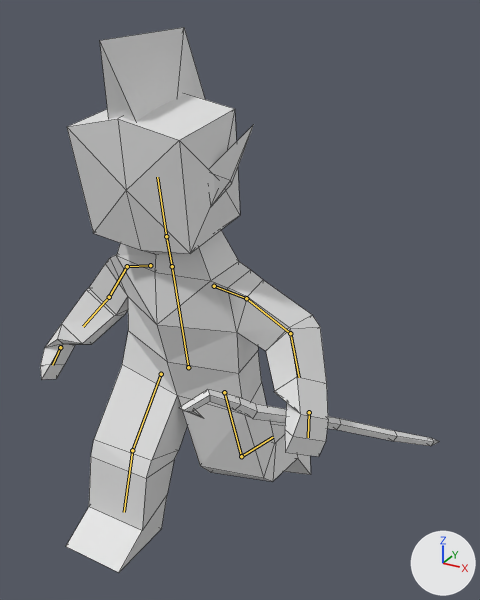
One commit to the Blender file art/model/human_model_0.1.blend: the scene before it, then after it.
The view is the same before and after, from a camera (50 mm lens) standing at (3.0, -4.37, 2.85) and looking at (0.5, 0.18, 0.57). The axes (+X, +Y, +Z) are drawn at lower right. The lights are the same throughout. Both versions are drawn at frame 10 of the action 'walk'; the numbers are the values there. The bones that bend it are drawn over the model as lines. Mesh edges are drawn as thin lines.

Objects in the first picture: 'ear.a', 'hair.a', 'human.mesh', 'staff.a'.
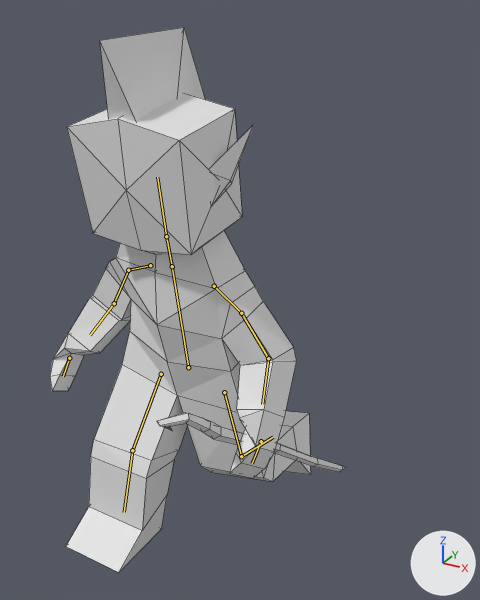
Boxes (x1, y1, x2, y2) around the edits, measured in the pictures (480 x 600 px):
'human.mesh', posed (9% narrower): before (40, 93, 328, 572); after (50, 93, 311, 572)
'staff.a', posed (27% narrower): before (179, 389, 440, 446); after (157, 413, 346, 472)
bone 'shoulder.r', root to tip: before (150, 265) to (127, 266); after (150, 265) to (128, 270)
bone 'shoulder.l', root to tip: before (214, 286) to (246, 298); after (214, 286) to (241, 313)

The change in detail:
Bone 'shoulder.r' (bone_shoulder_r) turns from (-8, 0, 14) to (-8, 0, 20) degrees about its own x, y and z.
Bone 'shoulder.l' (bone_shoulder_l) turns from (5, 1, -2) to (8, 1, -28) degrees about its own x, y and z.
